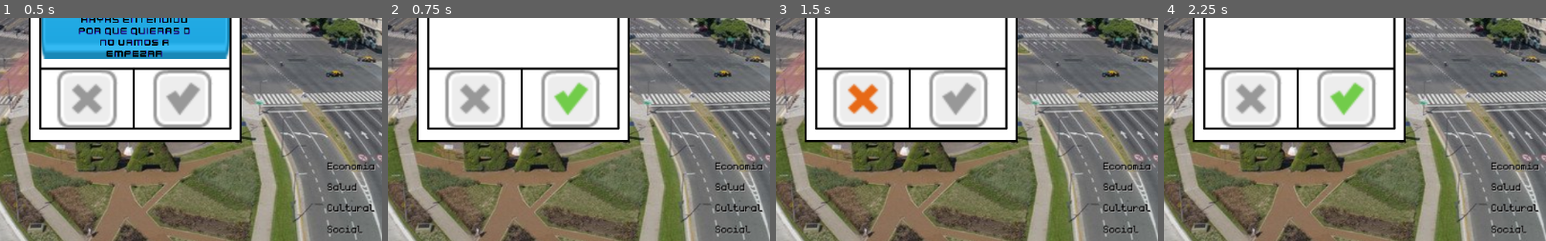
Above: before the commit, frames 1-4 (left to right).
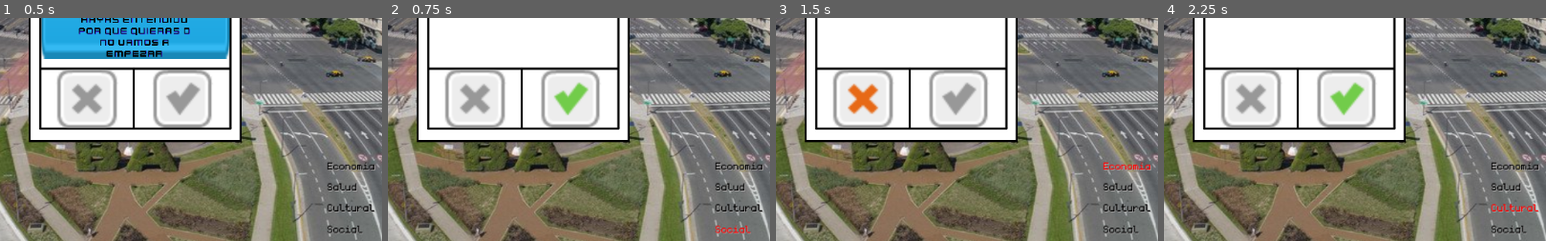
Above: after the commit, the same moments.

Repository: compumundohipermegaredUNQ/SimCovid-21
Game: Godot game, scene res://Main.tscn
The game is run twice, just before and just after one commit, with the same random seed, the same clock (stepped at 60 frames per second) and the same inputs.
Inputs (mouse positions are % of the whole screen's width and height, from its top left):
- Up to frame 1 (0.5 s): no input
- Up to frame 2 (0.75 s): click (56, 67) at 0.5 s
- Up to frame 3 (1.5 s): click (44, 67) at 1.25 s
- Up to frame 4 (2.25 s): click (56, 67) at 2 s
The pictures show only the part of the screen within x 32-82%, y 49-99%; the shares and areas given below are measured in that part.

Frame 1 is identical in both runs. In frame 2, 0.2% of the frame differs, in the area x 85-95%, y 92-97%; in frame 3, 0.3%, in the area x 85-98%, y 64-69%; in frame 4, 0.2%.

Commit message:
#1-Se implementa la devolución de un feedback dependiendo la decisión que tome el usuario (Falta mejorar y cambios)

Diff:
--- a/src/Bar/HealthBar.gd
+++ b/src/Bar/HealthBar.gd
@@ -54,3 +54,10 @@
 		healthbar.texture_progress = bar_yellow
 	if healthbar.value < healthbar.max_value * 0.35:
 		healthbar.texture_progress = bar_red
+
+func change_color():
+	healthbar_textlabel.clear()
+	healthbar_textlabel.append_bbcode("[color=red]"+label+"[/color]")
+
+func update_state():
+	healthbar_textlabel.set_text(label)
--- a/src/Bar/HealthBarGroup.gd
+++ b/src/Bar/HealthBarGroup.gd
@@ -1,9 +1,9 @@
 extends Node2D
 
-onready var economia_bar = $EconomiaBar
-onready var salud_bar = $SaludBar
-onready var cultural_bar = $CulturalBar
-onready var social_bar = $SocialBar
+onready var economia_bar = $Economico
+onready var salud_bar = $Salud
+onready var cultural_bar = $Cultural
+onready var social_bar = $Social
 onready var overall_bar = $OverallBar
 var global_timer
 
--- a/src/Bar/HealthBarGroup.tscn
+++ b/src/Bar/HealthBarGroup.tscn
@@ -6,24 +6,24 @@
 [node name="HealthBarGroup" type="Node2D"]
 script = ExtResource( 2 )
 
-[node name="EconomiaBar" parent="." instance=ExtResource( 1 )]
+[node name="Economico" parent="." instance=ExtResource( 1 )]
 position = Vector2( 757.4, 480.414 )
 label = "Economia"
 percentage = 0.3
 
-[node name="SaludBar" parent="." instance=ExtResource( 1 )]
+[node name="Salud" parent="." instance=ExtResource( 1 )]
 position = Vector2( 757.4, 507.766 )
 multiplier = -1.0
 label = "Salud"
 percentage = 0.4
 
-[node name="CulturalBar" parent="." instance=ExtResource( 1 )]
+[node name="Cultural" parent="." instance=ExtResource( 1 )]
 position = Vector2( 757.4, 536.307 )
 multiplier = -2.0
 label = "Cultural"
 percentage = 0.1
 
-[node name="SocialBar" parent="." instance=ExtResource( 1 )]
+[node name="Social" parent="." instance=ExtResource( 1 )]
 position = Vector2( 757.4, 564.847 )
 multiplier = -4.0
 label = "Social"
--- a/src/Card/Card.gd
+++ b/src/Card/Card.gd
@@ -1,26 +1,60 @@
 extends MarginContainer
 
+var initial_deck = CardsDatabaseDeck.get_initial_deck()
 var cards_deck
 var card_type
 var card_multipliers
+var parent
+var bar_group
+var actual_bar
 
-func initialize(type, description, multipliers, deck):
+func initialize(type, description, multipliers, deck, main):
 	cards_deck = deck
 	card_type = type
 	card_multipliers = multipliers
+	parent = main
+	bar_group = parent.get_child(2)
 	$Card/Texts/Align/Title/CenterContainer/TitleLabel.text = type
 	$Card/Texts2/Text/CenterContainer/TextLabel.text = description
 
 func _on_CheckButton_pressed() -> void:
 	cards_deck.checked(card_multipliers)
+	if actual_bar:
+		actual_bar.update_state()
 	call_deferred("_remove")
 
 
 func _on_XButton_pressed() -> void:
 	card_multipliers=[-card_multipliers[0], -card_multipliers[1], -card_multipliers[2], -card_multipliers[3]]
 	cards_deck.checked(card_multipliers)
+	if actual_bar:
+		actual_bar.update_state()
 	call_deferred("_remove")
 
 func _remove():
 	get_parent().remove_child(self)
 	queue_free()
+
+func _on_CheckButton_mouse_entered() -> void:
+	self.feedback()
+
+func feedback():
+	match card_type:
+		"Social":
+			actual_bar = bar_group.get_child(3)
+			print("Social ", card_multipliers[0])
+		"Economico":
+			actual_bar = bar_group.get_child(0)
+			print("Economico ", card_multipliers[1])
+		"Cultural":
+			actual_bar = bar_group.get_child(2)
+			print("Cultural ", card_multipliers[2])
+		"Salud":
+			actual_bar = bar_group.get_child(1)
+			print("Salud ", card_multipliers[3])
+	if actual_bar:
+		actual_bar.change_color()
+
+
+func _on_XButton_mouse_entered() -> void:
+	self.feedback()
--- a/src/Card/CardBase.tscn
+++ b/src/Card/CardBase.tscn
@@ -115,7 +115,6 @@
 text = "Limitar Comercios"
 align = 1
 valign = 1
-percent_visible = -0.0625
 __meta__ = {
 "_edit_use_anchors_": false
 }
@@ -166,5 +165,8 @@
 __meta__ = {
 "_edit_use_anchors_": false
 }
+
+[connection signal="mouse_entered" from="Card/CheckButton" to="." method="_on_CheckButton_mouse_entered"]
 [connection signal="pressed" from="Card/CheckButton" to="." method="_on_CheckButton_pressed"]
+[connection signal="mouse_entered" from="Card/XButton" to="." method="_on_XButton_mouse_entered"]
 [connection signal="pressed" from="Card/XButton" to="." method="_on_XButton_pressed"]
--- a/src/DeckOfCards/DeckOfCards.gd
+++ b/src/DeckOfCards/DeckOfCards.gd
@@ -22,7 +22,7 @@
 
 func castCard(card):
 	var card_instance = cardScene.instance()
-	card_instance.initialize(card[0], card[1], card[2], self)
+	card_instance.initialize(card[0], card[1], card[2], self, parent)
 	parent.add_child(card_instance)
 
 func checked(multiplier):
